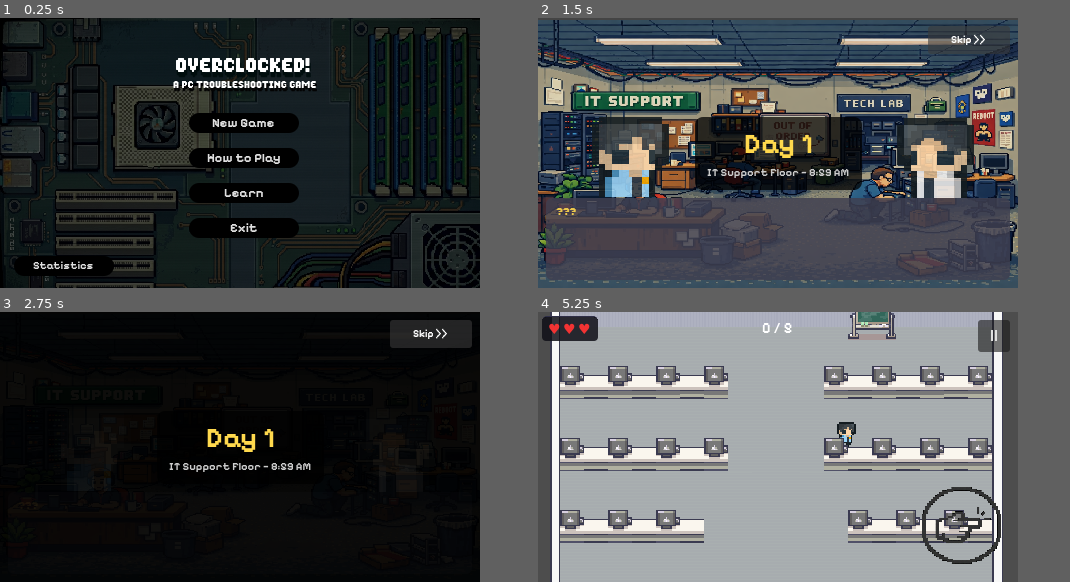
Above: before the commit, frames 1-4 (two rows, left to right).
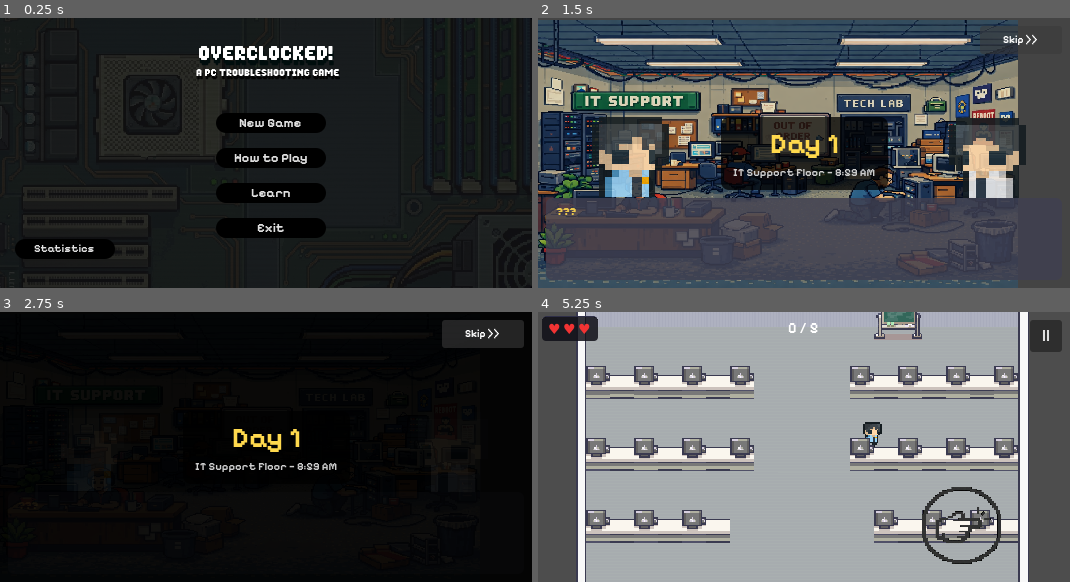
Above: after the commit, the same moments.

Repository: Raikosuu/Full-Tech-Panic_Public
Game: Godot game, scene res://scenes/main_menu.tscn
Same seed, same stepped clock (60 frames per second), same inputs: the game is played once before the commit and once after it.
Inputs (mouse positions are in pixels of both pictures, inside the frame that each line leads up to):
- Up to frame 1 (0.25 s): no input
- Up to frame 2 (1.5 s): click "New Game" at 0.5 s; click "Skip >>" at 1.25 s
- Up to frame 3 (2.75 s): click "Skip >>" at 2 s
- Up to frame 4 (5.25 s): tap Enter at 2.75 s; move the mouse to (883, 433) at 2.77 s; hold D (move_right) 2.78-3.5 s; hold E (interact) 2.78-3.5 s; click (883, 433) at 2.92 s; tap Space at 3.02 s; drag from (681, 460) to (569, 411) at 3.52 s; click "||" at 4.25 s; click "Resume" at 5 s
In our replay, the window is 480x270 before the commit and 532x270 after it. These sizes can differ from the game's own. Grey fills any space a smaller window leaves; there, only what the larger window draws over its background counts as a difference.

The runs differ from the first frame. In frame 1, 21% of the frame differs, in the area x 0-97%, y 0-100%; in frame 2, 10%; in frame 3, 3.3%; in frame 4, 26%, in the area x 2-99%, y 0-100%.

Commit message:
viewport adjustment for minigames and main menu
learn menu, how to play menu and cutscenes viewport adjustment pending

Diff:
--- a/mainmenu/scripts/main_menu.gd
+++ b/mainmenu/scripts/main_menu.gd
@@ -1,6 +1,6 @@
 # res://mainmenu/scripts/main_menu.gd
 class_name MainMenu
-extends Node2D
+extends Control
 
 @onready var new_game_btn: Button = $"Panel/MainButtons/New Game"
 @onready var continue_btn: Button = $Panel/MainButtons/Continue
--- a/project.godot
+++ b/project.godot
@@ -31,9 +31,10 @@
 
 [display]
 
-window/size/viewport_width=480
+window/size/viewport_width=532
 window/size/viewport_height=270
 window/stretch/mode="canvas_items"
+window/stretch/aspect="expand"
 window/stretch/scale_mode="integer"
 
 [dotnet]
@@ -87,6 +88,10 @@
 ]
 }
 
+[input_devices]
+
+pointing/emulate_touch_from_mouse=true
+
 [rendering]
 
 textures/canvas_textures/default_texture_filter=0
--- a/scenes/main_menu.tscn
+++ b/scenes/main_menu.tscn
@@ -9,10 +9,6 @@
 [ext_resource type="PackedScene" uid="uid://bjdlerpse2v8" path="res://scenes/del_save_menu.tscn" id="6_tbmy8"]
 [ext_resource type="PackedScene" uid="uid://dbvt3oj31i8bl" path="res://scenes/stats_menu.tscn" id="stats_menu_ref"]
 
-[sub_resource type="StyleBoxTexture" id="StyleBoxTexture_ekxnf"]
-texture = ExtResource("1_l6cm7")
-modulate_color = Color(0.30980393, 0.30980393, 0.30980393, 1)
-
 [sub_resource type="StyleBoxFlat" id="StyleBoxFlat_l6cm7"]
 bg_color = Color(0, 0, 0, 1)
 corner_radius_top_left = 20
@@ -128,23 +124,49 @@
 color = Color(0, 0, 0.9607843, 1)
 thickness = 3
 
-[node name="main_menu" type="Node2D" unique_id=2093666471]
+[node name="main_menu" type="Control" unique_id=2093666471]
+layout_mode = 3
+anchors_preset = 15
+anchor_right = 1.0
+anchor_bottom = 1.0
+grow_horizontal = 2
+grow_vertical = 2
 script = ExtResource("1_8ln24")
 
-[node name="Camera2D" type="Camera2D" parent="." unique_id=1992825698]
-position = Vector2(241, 135)
+[node name="Background" type="TextureRect" parent="." unique_id=-1294967295]
+modulate = Color(0.30980393, 0.30980393, 0.30980393, 1)
+layout_mode = 1
+anchors_preset = 15
+anchor_right = 1.0
+anchor_bottom = 1.0
+offset_left = -128.0
+offset_top = -48.0
+offset_right = 156.0
+offset_bottom = 42.0
+grow_horizontal = 2
+grow_vertical = 2
+texture = ExtResource("1_l6cm7")
+expand_mode = 3
+stretch_mode = 5
 
 [node name="Panel" type="Panel" parent="." unique_id=2014494403]
-offset_right = 515.0
-offset_bottom = 287.0
-theme_override_styles/panel = SubResource("StyleBoxTexture_ekxnf")
+layout_mode = 1
+anchors_preset = 15
+anchor_right = 1.0
+anchor_bottom = 1.0
+grow_horizontal = 2
+grow_vertical = 2
 
 [node name="Settings" type="Button" parent="Panel" unique_id=1963491529]
 visible = false
-layout_mode = 0
-offset_left = 440.0
-offset_right = 480.0
+layout_mode = 1
+anchors_preset = 1
+anchor_left = 1.0
+anchor_right = 1.0
+offset_left = -80.0
+offset_right = -40.0
 offset_bottom = 40.0
+grow_horizontal = 0
 theme_override_icons/icon = ExtResource("2_wu84c")
 flat = true
 
@@ -155,10 +177,10 @@
 anchor_top = 0.5
 anchor_right = 0.5
 anchor_bottom = 0.5
-offset_left = -49.5
-offset_top = -55.5
-offset_right = 24.5
-offset_bottom = 84.5
+offset_left = -50.0
+offset_top = -57.0
+offset_right = 60.0
+offset_bottom = 103.0
 grow_horizontal = 2
 grow_vertical = 2
 theme_override_constants/separation = 15
@@ -217,11 +239,15 @@
 text = "Exit"
 
 [node name="Statistics" type="Button" parent="Panel" unique_id=2082406679]
-layout_mode = 0
+layout_mode = 1
+anchors_preset = 2
+anchor_top = 1.0
+anchor_bottom = 1.0
 offset_left = 15.0
-offset_top = 238.0
+offset_top = -49.0
 offset_right = 115.0
-offset_bottom = 258.0
+offset_bottom = -29.0
+grow_vertical = 0
 theme_override_fonts/font = ExtResource("4_rtw2f")
 theme_override_font_sizes/font_size = 11
 theme_override_styles/normal = SubResource("StyleBoxFlat_stats_n")
@@ -236,9 +262,9 @@
 anchor_top = 1.0
 anchor_right = 1.0
 anchor_bottom = 1.0
-offset_left = -144.0
+offset_left = -113.0
 offset_top = -49.0
-offset_right = -44.0
+offset_right = -13.0
 offset_bottom = -29.0
 grow_horizontal = 0
 grow_vertical = 0
@@ -250,10 +276,15 @@
 text = "Delete Save"
 
 [node name="Label" type="Label" parent="." unique_id=715729967]
-offset_left = 176.0
-offset_top = 40.0
-offset_right = 312.0
-offset_bottom = 56.0
+layout_mode = 1
+anchors_preset = 5
+anchor_left = 0.5
+anchor_right = 0.5
+offset_left = -68.0
+offset_top = 28.0
+offset_right = 68.0
+offset_bottom = 44.0
+grow_horizontal = 2
 theme_override_colors/font_shadow_color = Color(0, 0.050980393, 0.050980393, 1)
 theme_override_constants/shadow_offset_y = 5
 theme_override_fonts/font = ExtResource("2_ekxnf")
@@ -277,18 +308,48 @@
 
 [node name="DeleteSaveMenu" parent="." unique_id=2125809956 instance=ExtResource("6_tbmy8")]
 visible = false
-offset_left = 112.0
-offset_right = 372.0
+layout_mode = 1
+anchors_preset = 8
+anchor_left = 0.5
+anchor_top = 0.5
+anchor_right = 0.5
+anchor_bottom = 0.5
+offset_left = -130.0
+offset_top = -112.5
+offset_right = 130.0
+offset_bottom = 112.5
+grow_horizontal = 2
+grow_vertical = 2
 
 [node name="StatsMenu" parent="." unique_id=1020449642 instance=ExtResource("stats_menu_ref")]
 visible = false
+layout_mode = 1
+anchors_preset = 8
+anchor_left = 0.5
+anchor_top = 0.5
+anchor_right = 0.5
+anchor_bottom = 0.5
+offset_left = -130.0
+offset_top = -112.5
+offset_right = 130.0
+offset_bottom = 112.5
+grow_horizontal = 2
+grow_vertical = 2
 
 [node name="SettingsPanel" type="Panel" parent="." unique_id=909881828]
 visible = false
-offset_left = 160.0
-offset_top = 80.0
-offset_right = 328.0
-offset_bottom = 216.0
+layout_mode = 1
+anchors_preset = 8
+anchor_left = 0.5
+anchor_top = 0.5
+anchor_right = 0.5
+anchor_bottom = 0.5
+offset_left = -84.0
+offset_top = -68.0
+offset_right = 84.0
+offset_bottom = 68.0
+grow_horizontal = 2
+grow_vertical = 2
 
 [node name="Label" type="Label" parent="SettingsPanel" unique_id=735518619]
 layout_mode = 0
--- a/scenes/minigame1_assembly.tscn
+++ b/scenes/minigame1_assembly.tscn
@@ -24,16 +24,16 @@
 b = Vector2(-80, 47)
 
 [sub_resource type="SegmentShape2D" id="SegmentShape2D_ihwr5"]
-a = Vector2(83, 47)
-b = Vector2(-80, 47)
+a = Vector2(90, 47)
+b = Vector2(-88, 47)
 
 [sub_resource type="SegmentShape2D" id="SegmentShape2D_73wum"]
 a = Vector2(81, -44)
 b = Vector2(81, 47)
 
 [sub_resource type="SegmentShape2D" id="SegmentShape2D_5v6y6"]
-a = Vector2(81, -44)
-b = Vector2(-81, -44)
+a = Vector2(89, -44)
+b = Vector2(-90, -44)
 
 [sub_resource type="Environment" id="Environment_bbmad"]
 glow_enabled = true
@@ -52,8 +52,8 @@
 
 [node name="Background" type="Sprite2D" parent="." unique_id=1744026704]
 z_index = -1
-position = Vector2(238, 126.25)
-scale = Vector2(0.12357955, 0.13346355)
+position = Vector2(238, 128)
+scale = Vector2(0.14417613, 0.13802083)
 texture = ExtResource("2_kd6cy")
 
 [node name="SU_main" parent="." unique_id=1156604640 instance=ExtResource("3_bxpm2")]
@@ -81,7 +81,7 @@
 [node name="bound_left" type="StaticBody2D" parent="." unique_id=1334302838]
 
 [node name="CollisionShape2D" type="CollisionShape2D" parent="bound_left" unique_id=281263790]
-position = Vector2(235, 124)
+position = Vector2(227, 124)
 shape = SubResource("SegmentShape2D_jicg2")
 one_way_collision = true
 
@@ -96,6 +96,7 @@
 position = Vector2(235, 124)
 
 [node name="CollisionShape2D" type="CollisionShape2D" parent="bound_right" unique_id=1266216179]
+position = Vector2(8, 0)
 shape = SubResource("SegmentShape2D_73wum")
 
 [node name="bound_top" type="StaticBody2D" parent="." unique_id=330352066]
--- a/scenes/minigame2_disassembly.tscn
+++ b/scenes/minigame2_disassembly.tscn
@@ -52,8 +52,8 @@
 
 [node name="Background" type="Sprite2D" parent="." unique_id=548221223]
 z_index = -1
-position = Vector2(238, 126.25)
-scale = Vector2(0.12357955, 0.13346355)
+position = Vector2(237.99998, 127.99999)
+scale = Vector2(0.13636363, 0.1328125)
 texture = ExtResource("3_dis")
 
 [node name="SU_main" parent="." unique_id=1258341214 instance=ExtResource("4_dis")]
--- a/scenes/minigame5_diagnostics.tscn
+++ b/scenes/minigame5_diagnostics.tscn
@@ -114,9 +114,9 @@
 color = Color(0.05, 0.05, 0.08, 1)
 
 [node name="MonitorFrame" type="Panel" parent="ScreenUI" unique_id=1250979931]
-offset_left = 20.0
+offset_left = 38.0
 offset_top = 16.0
-offset_right = 460.0
+offset_right = 478.0
 offset_bottom = 262.0
 theme_override_styles/panel = SubResource("Style_MonitorBezel")
 
--- a/scripts/drag_cont.gd
+++ b/scripts/drag_cont.gd
@@ -16,6 +16,16 @@
 
 @export var allow_unsnap: bool = false
 @export var blocked_by_parts: Array[NodePath] = []
+# When true (default), the drag boundary is calculated automatically from
+# whatever Camera2D + viewport this scene actually uses, so the same script
+# works unmodified across the assembly minigame, the disassembly minigame,
+# or any future one — regardless of camera zoom, background size, or the
+# device's screen aspect ratio.
+@export var use_dynamic_bounds: bool = true
+# Optional breathing room between the drag boundary and the true screen edge.
+@export var edge_margin: float = 0.0
+# Manual fallback values — only used if use_dynamic_bounds is false, or if
+# no Camera2D can be found in the scene.
 @export var _drag_min: Vector2 = Vector2(154, 80)
 @export var _drag_max_x: float = 316.0
 @export var hotbar_path: NodePath = NodePath("")
@@ -33,6 +43,7 @@
 	_default_collision_layer = collision_layer
 	_default_collision_mask = collision_mask
 	_update_bounds()
+	get_viewport().size_changed.connect(_update_bounds)
 
 func _is_blocked() -> bool:
 	for path in blocked_by_parts:
@@ -218,20 +229,38 @@
 
 
 func _update_bounds() -> void:
-	_drag_max.x = _drag_max_x
+	var cam := get_viewport().get_camera_2d()
+
+	if use_dynamic_bounds and cam:
+		# Compute the camera's visible half-extents in world units, then
+		# derive the true left/top/right/bottom edges of the current screen.
+		# This works no matter what the camera's zoom/position is, or what
+		# size the viewport is — so the same script works unmodified in the
+		# assembly minigame, the disassembly minigame, or any future one.
+		var viewport_size: Vector2 = Vector2(get_viewport().get_visible_rect().size)
+		var half_extents: Vector2 = viewport_size / (2.0 * cam.zoom)
+		var cam_pos: Vector2 = cam.global_position
+
+		_drag_min = Vector2(cam_pos.x - half_extents.x + edge_margin, cam_pos.y - half_extents.y + edge_margin)
+		_drag_max = Vector2(cam_pos.x + half_extents.x - edge_margin, cam_pos.y + half_extents.y - edge_margin)
+	else:
+		# Legacy manual fallback (used if dynamic bounds are disabled, or no
+		# Camera2D exists in this scene).
+		_drag_max.x = _drag_max_x
+		_drag_max.y = 166.0
+
+	# The hotbar's top edge always takes priority for the bottom bound, so
+	# dragged parts can never go behind/under the hotbar UI, regardless of
+	# whether bounds are dynamic or manual.
 	if hotbar_path:
 		var hotbar = get_node_or_null(hotbar_path)
 		if hotbar:
 			var panel = hotbar.get_node_or_null("Panel")
-			if panel:
+			if panel and cam:
 				# Convert hotbar top edge from screen to world space
-				var cam = get_viewport().get_camera_2d()
-				if cam:
-					var screen_top = panel.global_position.y
-					var world_y = cam.global_position.y + (screen_top - get_viewport().get_visible_rect().size.y / 2.0) / cam.zoom.y
-					_drag_max.y = world_y
-					return
-	_drag_max.y = 166.0  # fallback
+				var screen_top = panel.global_position.y
+				var world_y = cam.global_position.y + (screen_top - get_viewport().get_visible_rect().size.y / 2.0) / cam.zoom.y
+				_drag_max.y = world_y
 
 func _get_shape_radius() -> float:
 	for child in get_children():
Not shown, changed: export_presets.cfg
